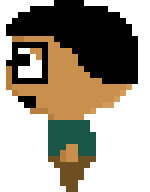
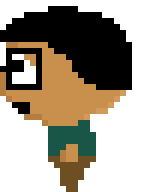
Two versions of the same layered image (150x192). Layer-by-layer changes:
removed layer "outline" over [left=12, top=0, right=138, bottom=84]
painted on "colors" over [left=0, top=6, right=138, bottom=126]
